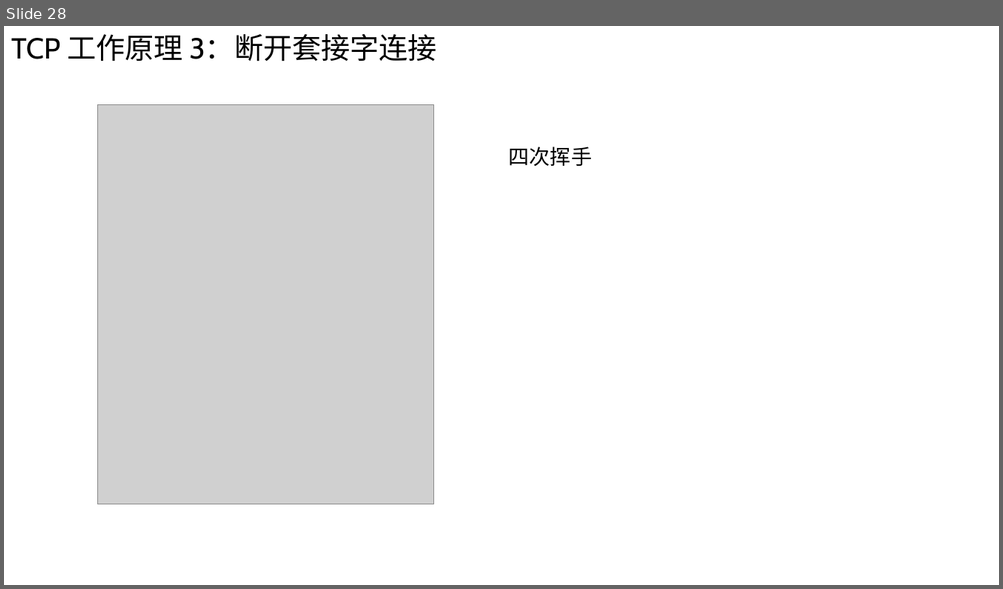
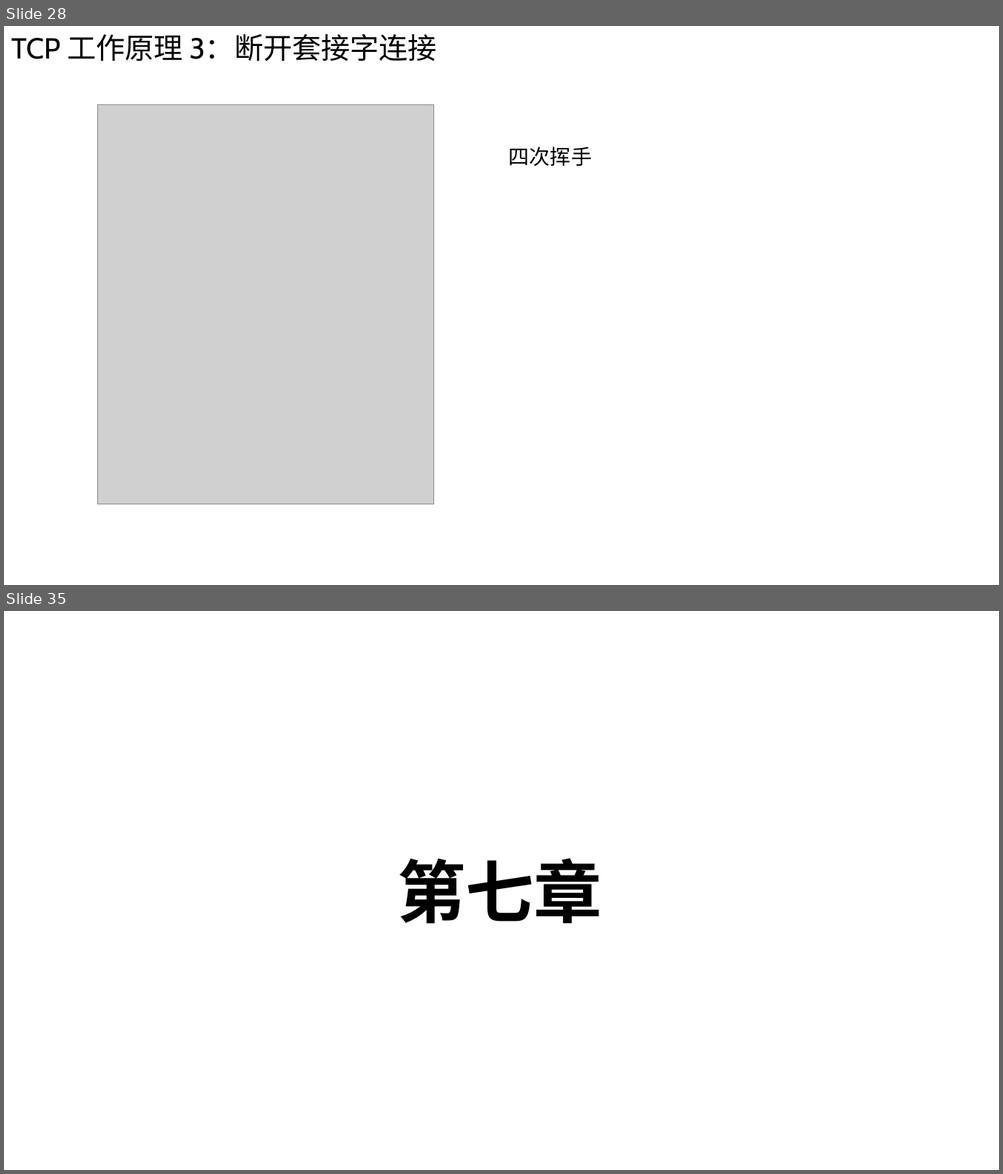
Before and after one commit to Chao200/TCP-IP-Network-Programming, a slide deck: TCP:IP 网络编程.pptx. Shown one above the other, each under a label of ours: slide 28 before the commit, slides 28 and 35 after it; the slides between them are not shown. The pictures are 1003x589 and 1003x1174 pixels, drawn with LibreOffice and Linux fonts; fonts in the diff are those of the drawing; grey boxes stand for pictures. Boxes give left, top, right and bottom in pixels: in the first picture for what was removed or moved away, otherwise in the second. Text is boxed around its words. In the diff, an @@ line names an element or a change of style, - is before the commit and + after.

```diff
--- a/TCP:IP 网络编程.pptx
+++ b/TCP:IP 网络编程.pptx
@@ slide 35 added at (x1=4, y1=611, x2=999, y2=1170), background #FFFFFF @@
@@ text added at (x1=397, y1=858, x2=602, y2=924), 66 pt, text #000000, bold @@
+第七章
```
Also in this commit, not shown: 4 other slides added, 3 slides removed.
